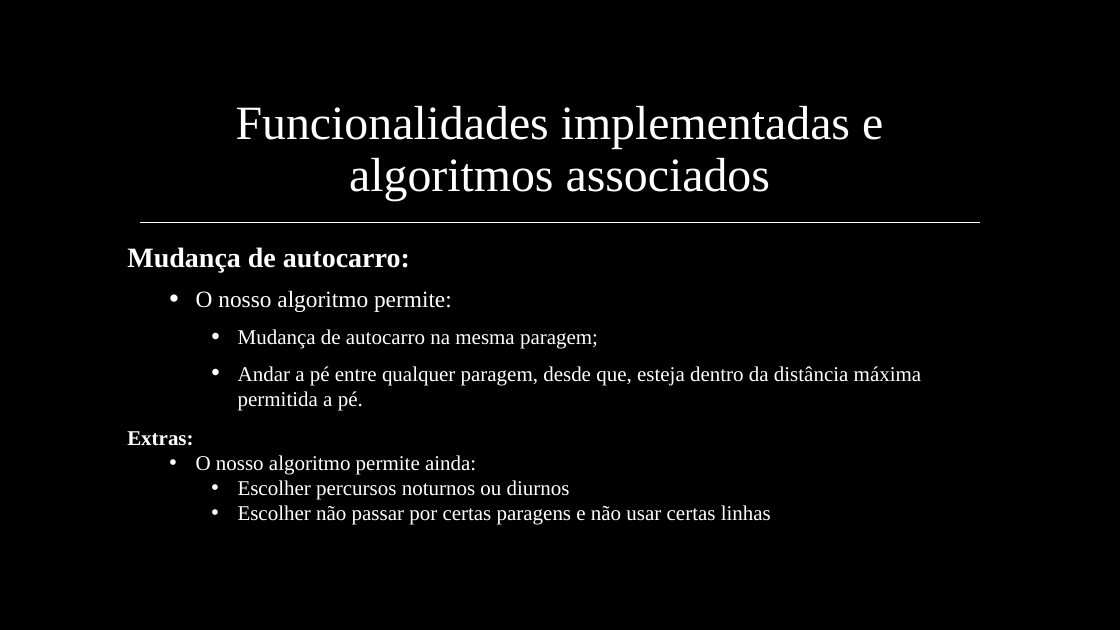
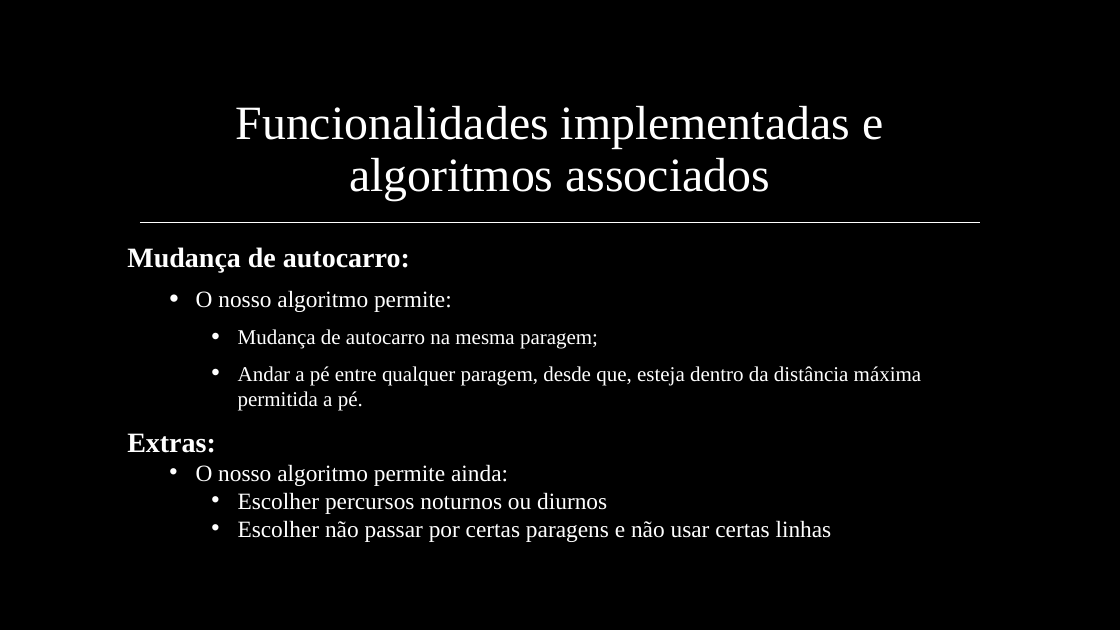
Before and after one commit to afs202005277/STCP-Pathfinder, a slide deck: slide 7 of Projeto2AED.pptx. Drawn at 1120x630 pixels with LibreOffice and Linux fonts; fonts in the diff are those of the drawing; background and template pictures are left out. Boxes give left, top, right and bottom in pixels: in the first picture for what was removed or moved away, otherwise in the second. Text is boxed around its words. In the diff, an @@ line names an element or a change of style, - is before the commit and + after.

```diff
--- a/Projeto2AED.pptx
+++ b/Projeto2AED.pptx
@@ text "Extras:" at (x1=127, y1=433, x2=832, y2=542): size 18 to 24 pt in "Extras:"; size 18 to 20 pt @@
```
Also in this commit, not shown: 2 other slides changed, 5 other files.
